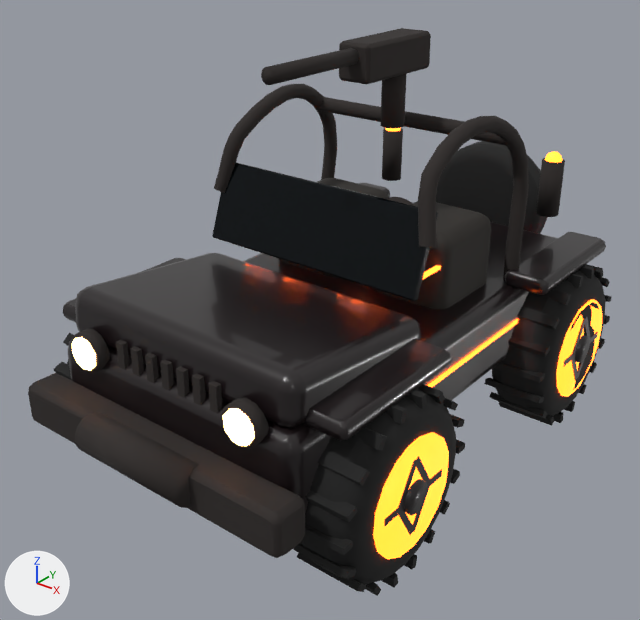
The glTF model model/helt/jeep_lava.glb as it was, and as the next commit left it.
Both versions are drawn from a camera (50 mm lens) standing at (1.365, -1.857, 1.505) and looking at (-0.029, -0.114, 0.424). Arrows for +X, +Y and +Z are at lower left; the lights stay in place. The older version comes first. Where no turn or scale is listed for an object, it has been applied to the vertices.

Objects in the first picture: 'krop_net'.
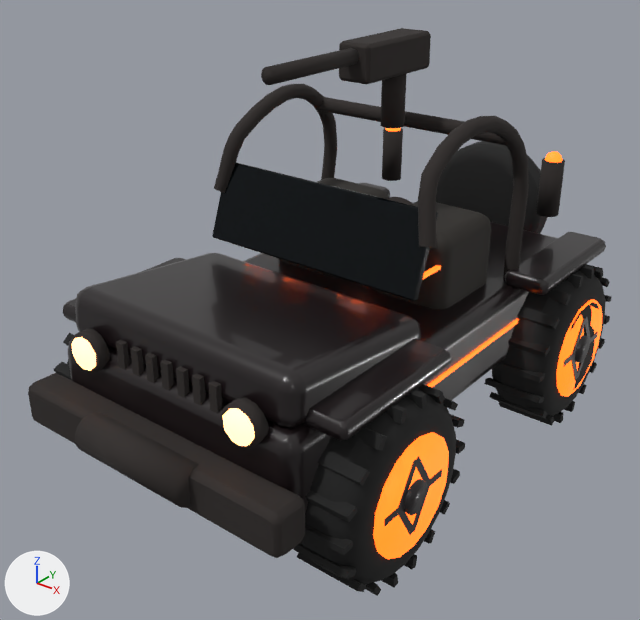
The change, as a diff of the scene's bpy script:
```diff
--- a/model/helt/jeep_lava.glb.py
+++ b/model/helt/jeep_lava.glb.py
@@ mat_forlygte__ffb070 @@
 mat_forlygte__ffb070.emission_color = (1.0, 0.434, 0.162)  # orange #ffb070
-mat_forlygte__ffb070.emission_strength = 10.0
+mat_forlygte__ffb070.emission_strength = 4.0
@@ mat_vlys__ff5a14 @@
 mat_vlys__ff5a14.emission_color = (1.0, 0.102, 0.007)  # orange #ff5a14
-mat_vlys__ff5a14.emission_strength = 8.0
+mat_vlys__ff5a14.emission_strength = 3.2
@@ mat_magma__ff5a14 @@
 mat_magma__ff5a14.emission_color = (1.0, 0.102, 0.007)  # orange #ff5a14
-mat_magma__ff5a14.emission_strength = 9.0
+mat_magma__ff5a14.emission_strength = 3.6
```

Location of each change, [x1, y1, x2, y2] in pixels of the pictures (640 x 620 px):
'krop_net', surface changed: [68, 124, 606, 563] in both
